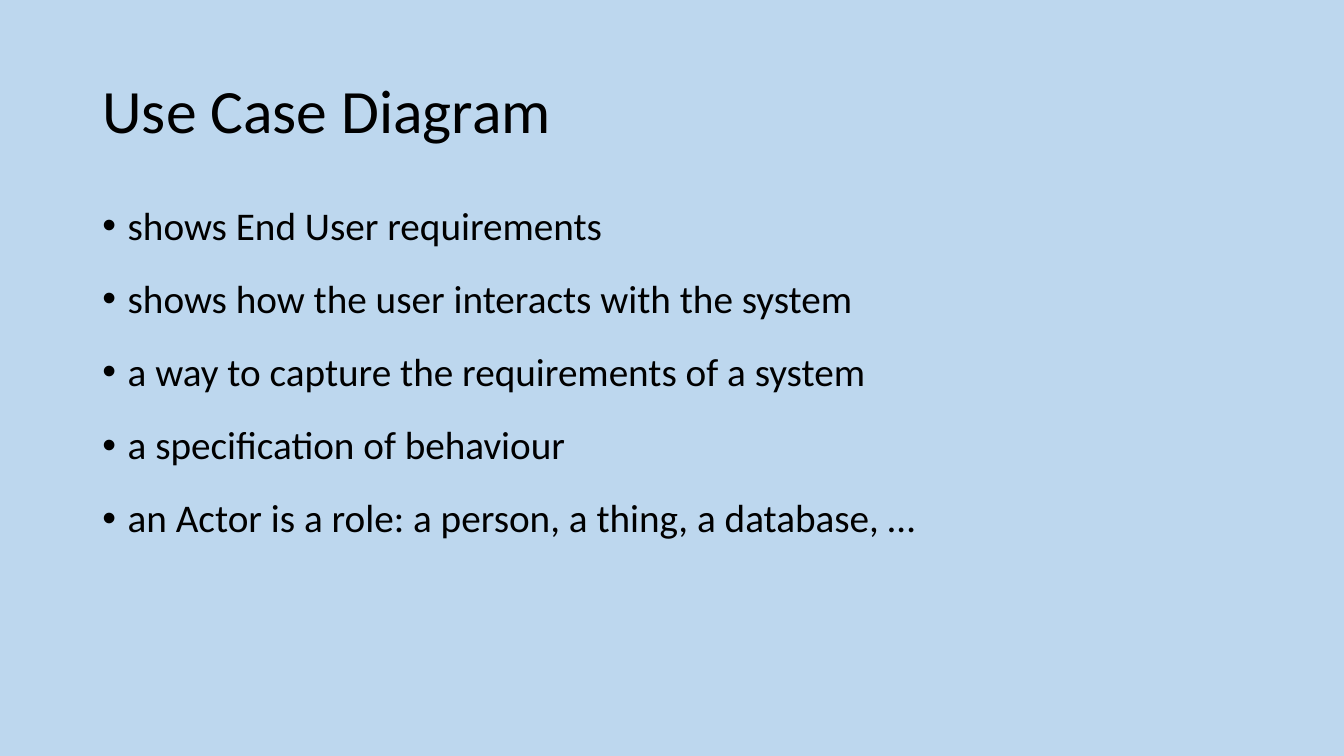
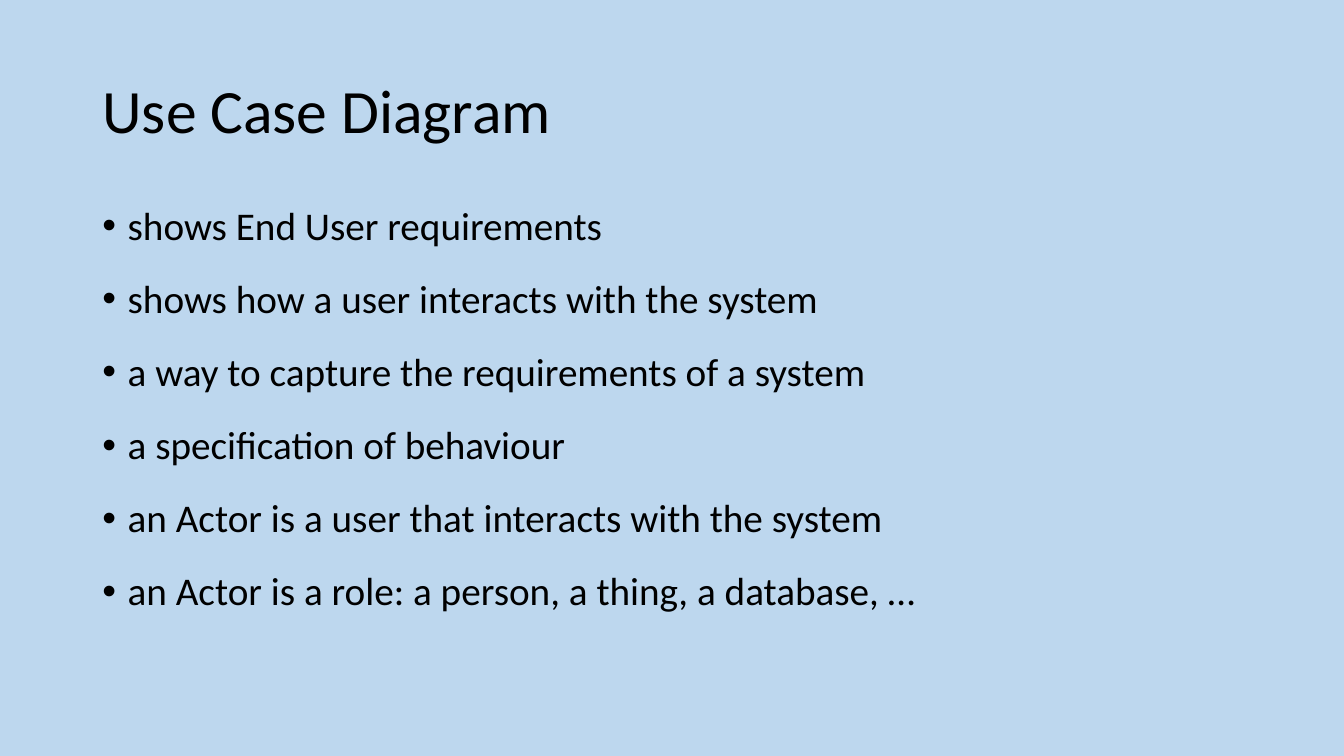
Before and after one commit to MrFriendCS/MrFriendCS.github.io, a slide deck: slide 7 of ah-cs/sdd/AH CS SDD Slides.pptx. Drawn at 1344x756 pixels with LibreOffice and Linux fonts; fonts in the diff are those of the drawing. Boxes give left, top, right and bottom in pixels: in the first picture for what was removed or moved away, otherwise in the second. Text is boxed around its words. In the diff, an @@ line names an element or a change of style, - is before the commit and + after.

```diff
--- a/ah-cs/sdd/AH CS SDD Slides.pptx
+++ b/ah-cs/sdd/AH CS SDD Slides.pptx
@@ text at [128,285,817,320]: text changed @@
-• shows how the user interacts with the system
+• shows how a user interacts with the system
@@ text at [128,504,882,539]: paragraph added @@
+• an Actor is a user that interacts with the system
```
Also in this commit, not shown: 7 other slides changed, 2 slides added, 6 slides removed, 14 other files.
